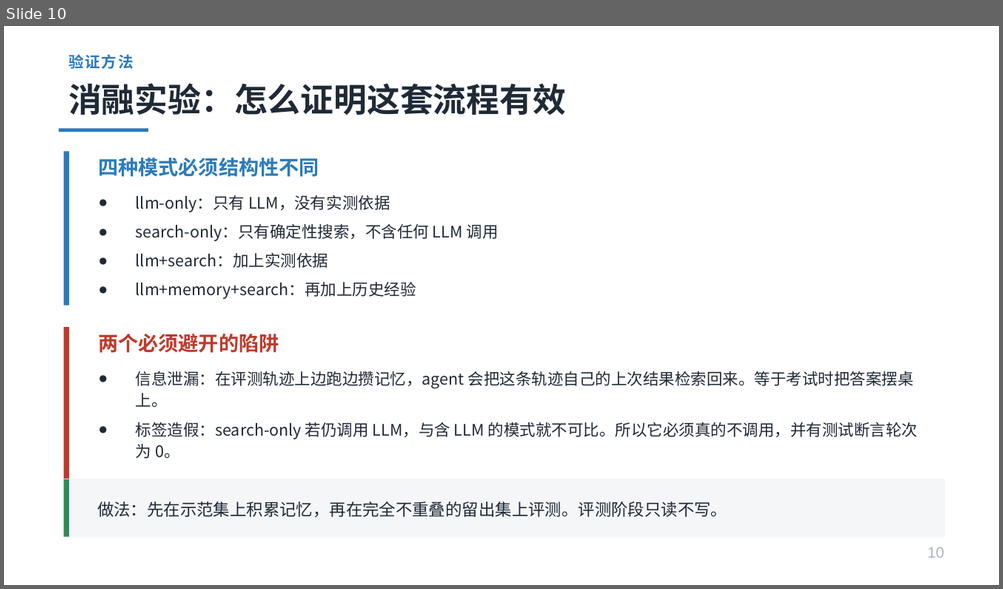
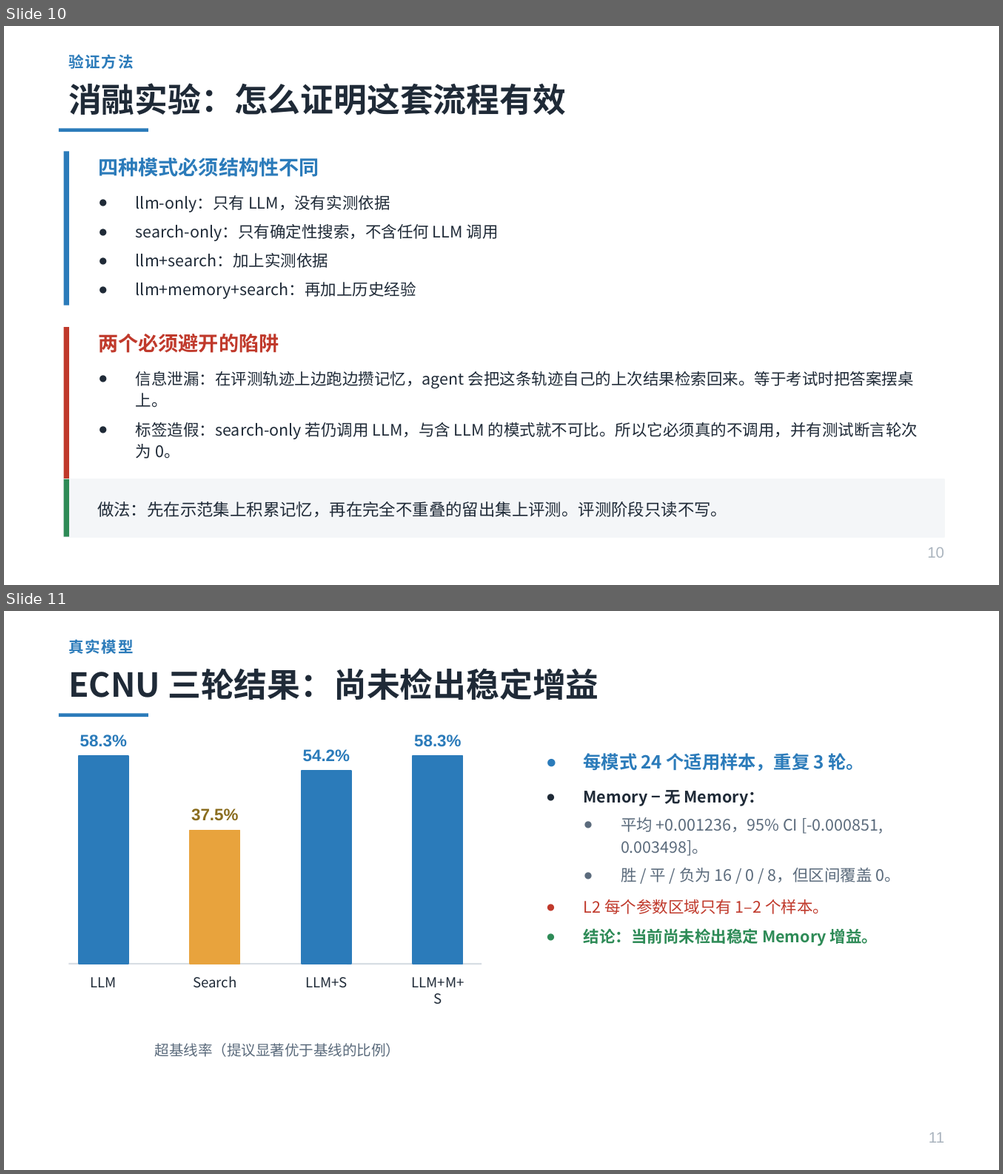
Before and after one commit to gubingren0409/Smart_Cities_and_Location_Services, a slide deck: 作业/基于LLM的轨迹数据清洗评估.pptx. Shown one above the other, each under a label of ours: slide 10 before the commit, slides 10 and 11 after it. The pictures are 1003x589 and 1003x1174 pixels, drawn with LibreOffice and Linux fonts; fonts in the diff are those of the drawing. Boxes give left, top, right and bottom in pixels: in the first picture for what was removed or moved away, otherwise in the second. Text is boxed around its words. In the diff, an @@ line names an element or a change of style, - is before the commit and + after.

Commit message:
feat(lab1): publish real ECNU ablation results

```diff
--- a/作业/基于LLM的轨迹数据清洗评估.pptx
+++ b/作业/基于LLM的轨迹数据清洗评估.pptx
@@ slide 11 added at box(4, 611, 999, 1170), background #FFFFFF @@
@@ text added at box(68, 639, 134, 654), 11 pt, text #2B7BBA, bold @@
+真实模型
@@ text added at box(68, 668, 598, 700), 24 pt, text #1F2A37, bold @@
+ECNU 三轮结果：尚未检出稳定增益
@@ rectangle added at box(59, 713, 148, 718), fill #2B7BBA @@
@@ text added at box(80, 735, 127, 747), 12 pt, text #2B7BBA, bold @@
+58.3%
@@ text added at box(414, 735, 461, 747), 12 pt, text #2B7BBA, bold @@
+58.3%
@@ rectangle added at box(79, 756, 128, 964), fill #2B7BBA, outline #2B7BBA 1 pt @@
@@ text added at box(303, 749, 350, 762), 12 pt, text #2B7BBA, bold @@
+54.2%
@@ rectangle added at box(412, 756, 463, 964), fill #2B7BBA, outline #2B7BBA 1 pt @@
@@ text added at box(583, 753, 900, 946), 11.5 pt, text #5B6B7C @@
+● 每模式 24 个适用样本，重复 3 轮。
+● Memory − 无 Memory：
+  ● 平均 +0.001236，95% CI [-0.000851, 0.003498]。
+  ● 胜 / 平 / 负为 16 / 0 / 8，但区间覆盖 0。
+● L2 每个参数区域只有 1–2 个样本。
+● 结论：当前尚未检出稳定 Memory 增益。
@@ rectangle added at box(301, 771, 351, 964), fill #2B7BBA, outline #2B7BBA 1 pt @@
@@ text added at box(191, 809, 238, 821), 12 pt, text #8A6D1F, bold @@
+37.5%
@@ rectangle added at box(190, 831, 240, 964), fill #E8A33D, outline #E8A33D 1 pt @@
@@ line added from (68, 964) to (481, 964), #D8DEE4 1.2 pt @@
@@ text added at box(91, 977, 116, 988), 10 pt, text #1F2A37 @@
+LLM
@@ text added at box(193, 977, 236, 988), 10 pt, text #1F2A37 @@
+Search
@@ text added at box(305, 977, 347, 988), 10 pt, text #1F2A37 @@
+LLM+S
@@ text added at box(411, 977, 464, 1005), 10 pt, text #1F2A37 @@
+LLM+M+S
@@ text added at box(155, 1043, 400, 1057), 10.5 pt, text #5B6B7C @@
+超基线率（提议显著优于基线的比例）
@@ text added at box(928, 1133, 944, 1143), 11 pt, text #AAB4BE @@
+11
```
Also in this commit, not shown: 7 slides changed, 1 slide removed, 26 other files.
